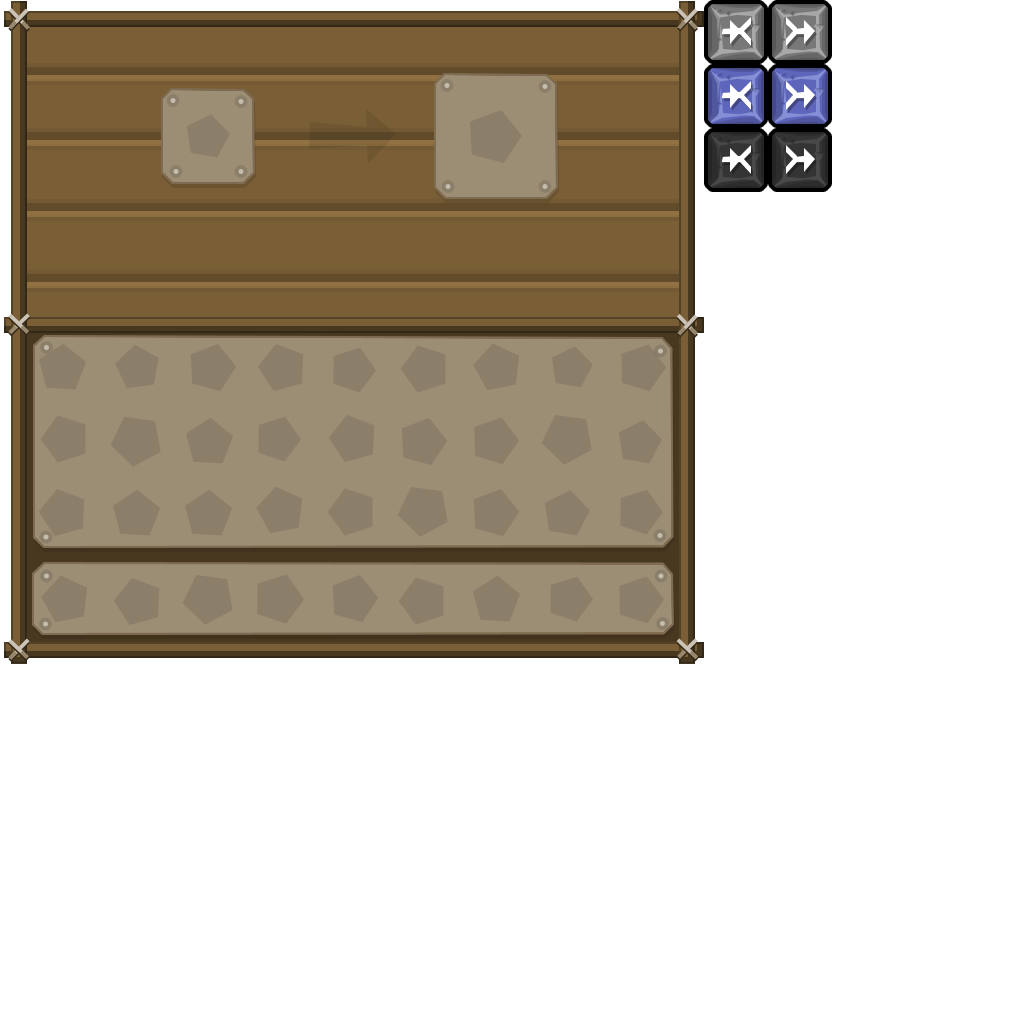
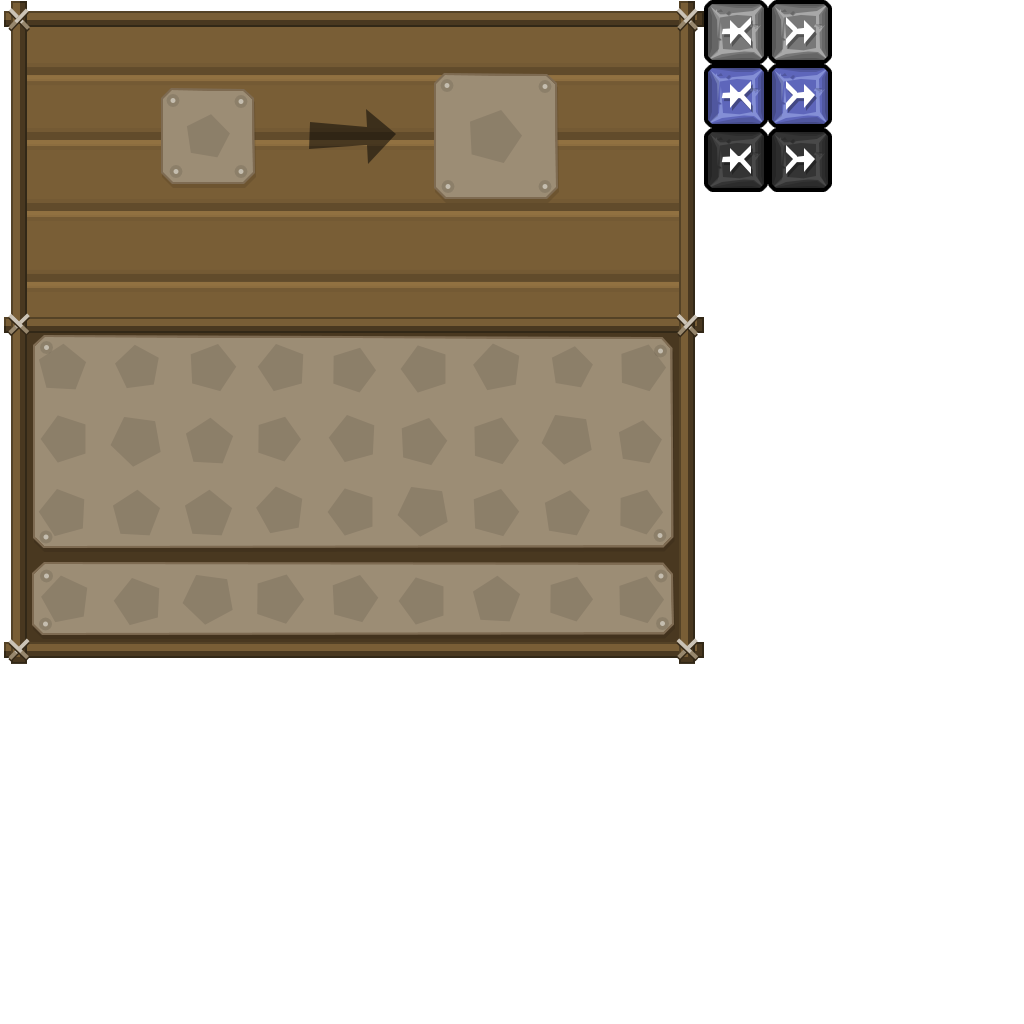
Comparing the layer stacks of the two 1024×1024 images. Changes:
"Forme 24": opacity 8% → 50% over [309, 109, 396, 164]
